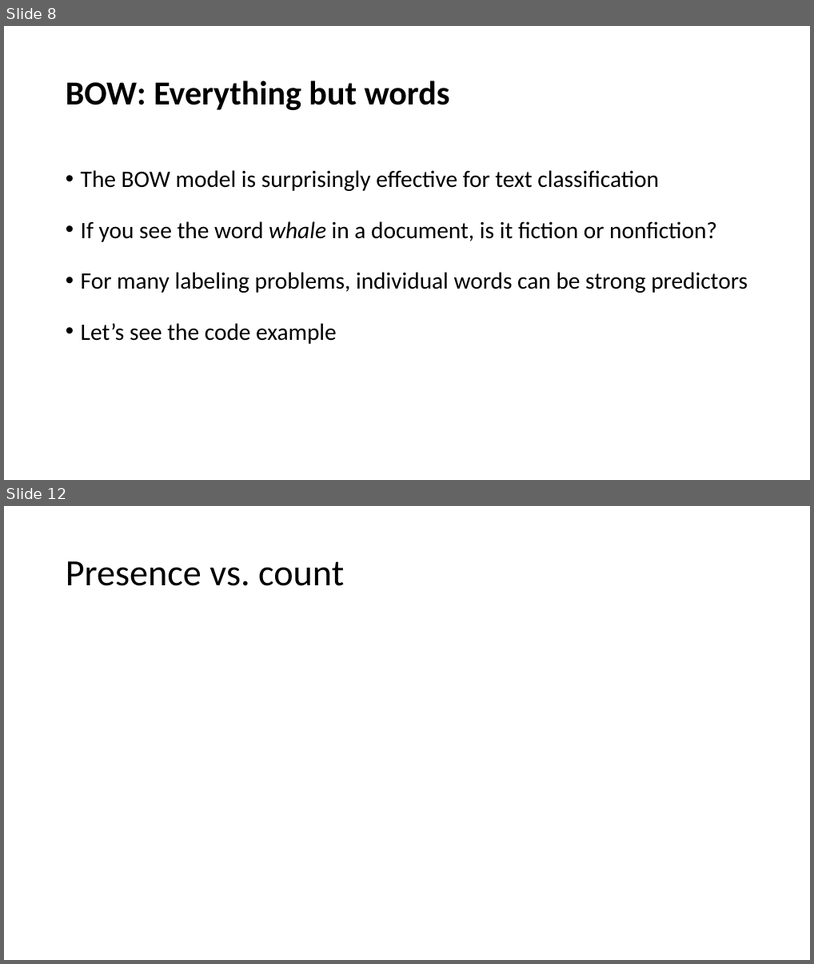
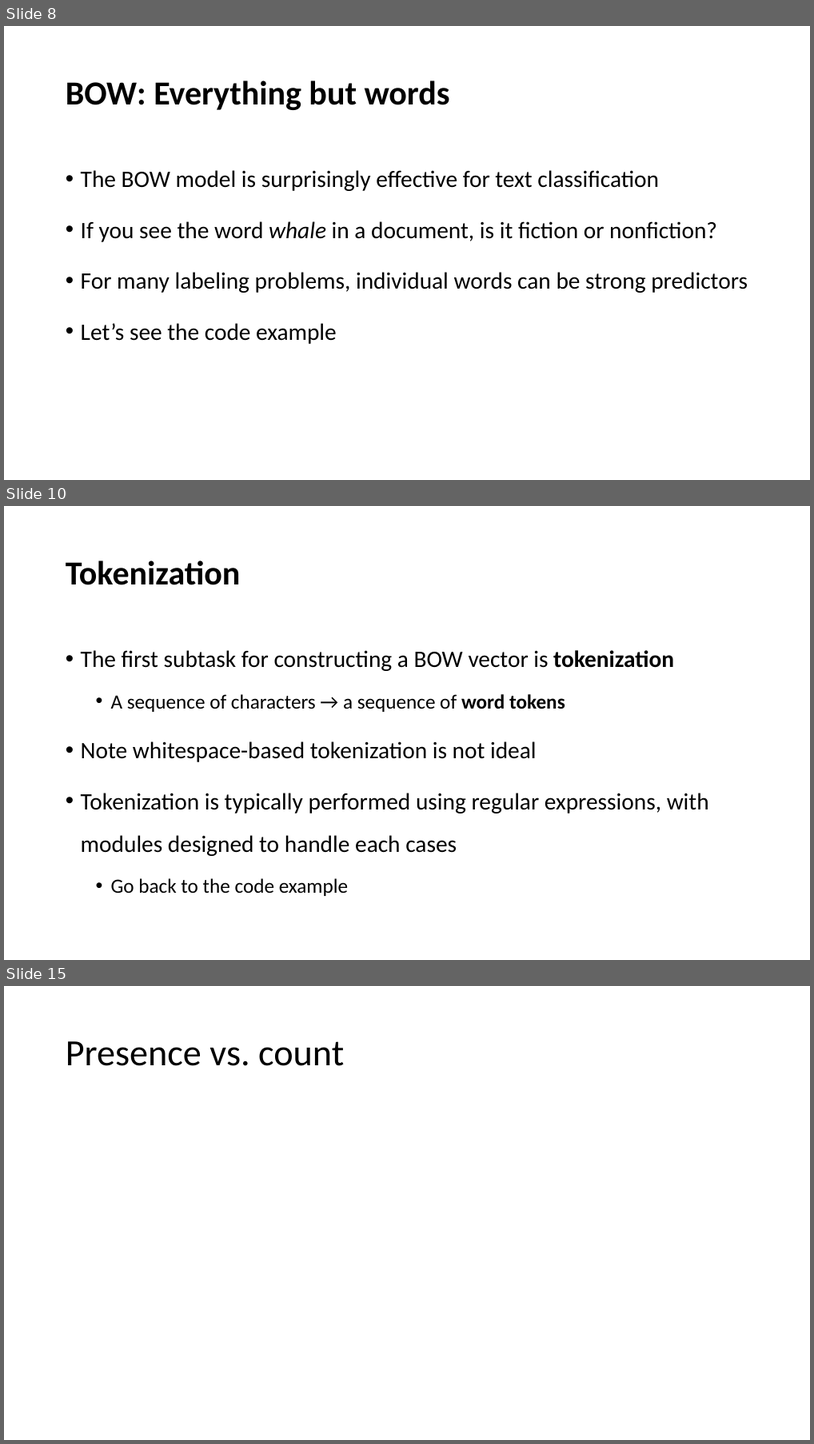
Before and after one commit to YeabinMoonEcon/BUS211, a slide deck: BUS243_NLP/lecture_notes/Lecture2.pptx. Shown one above the other, each under a label of ours: slides 8 and 12 before the commit, slides 8, 10 and 15 after it; the slides between them are not shown. The pictures are 814x964 and 814x1444 pixels, drawn with LibreOffice and Linux fonts; fonts in the diff are those of the drawing. Boxes give left, top, right and bottom in pixels: in the first picture for what was removed or moved away, otherwise in the second. Text is boxed around its words. In the diff, an @@ line names an element or a change of style, - is before the commit and + after.

```diff
--- a/BUS243_NLP/lecture_notes/Lecture2.pptx
+++ b/BUS243_NLP/lecture_notes/Lecture2.pptx
@@ slide 10 added at (4,506,810,960), background #FFFFFF @@
@@ title added at (66,560,241,585), 40 pt, text #000000, bold @@
+Tokenization
@@ text added at (81,650,710,896), 28 pt, text #000000 @@
+• The first subtask for constructing a BOW vector is tokenization
+  • A sequence of characters → a sequence of word tokens
+• Note whitespace-based tokenization is not ideal
+• Tokenization is typically performed using regular expressions, with modules designed to handle each cases
+  • Go back to the code example
@@ what was slide 12 is now slide 15 @@
```
Also in this commit, not shown: 1 slide changed, 4 other slides added, 2 slides removed, 2 other files.
